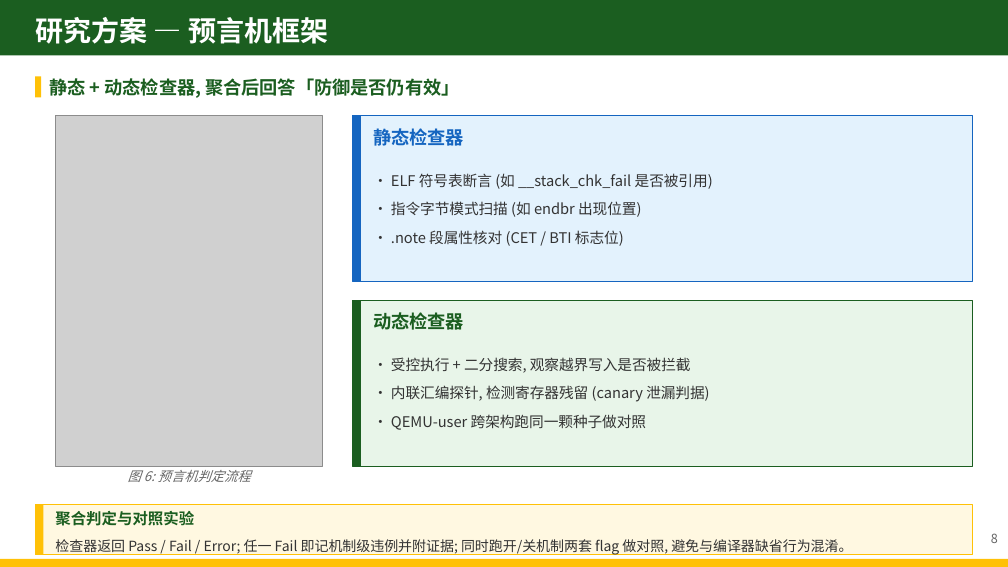
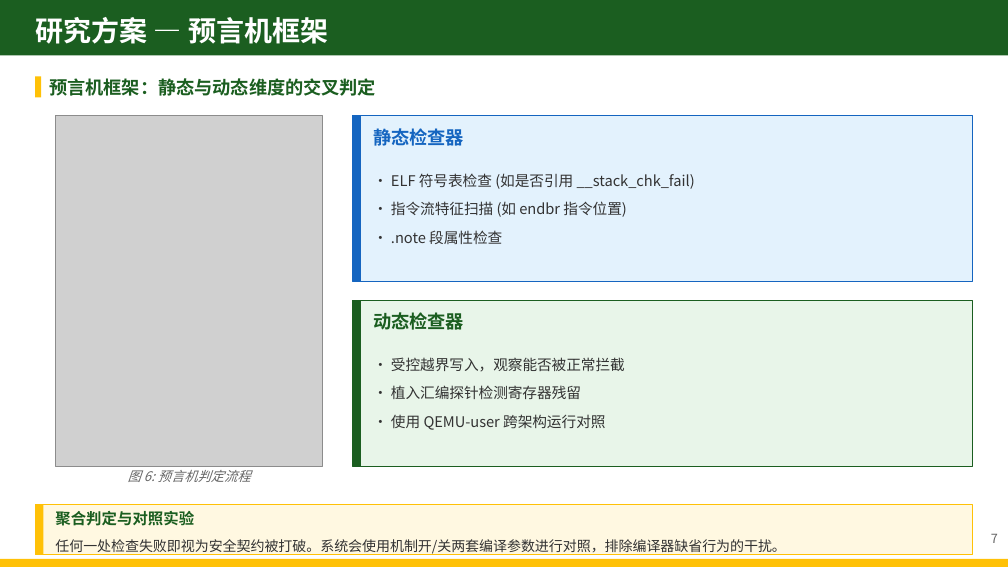
Before and after one commit to zjy-dev/de-fuzz, a slide deck: slide 13 of docs/presentations/pptx-workspace/开题答辩-DeFuzz.pptx (slide 12 before the commit). Drawn at 1008x567 pixels with LibreOffice and Linux fonts; fonts in the diff are those of the drawing; grey boxes stand for pictures. Boxes give left, top, right and bottom in pixels: in the first picture for what was removed or moved away, otherwise in the second. Text is boxed around its words. In the diff, an @@ line names an element or a change of style, - is before the commit and + after.

```diff
--- a/docs/presentations/pptx-workspace/开题答辩-DeFuzz.pptx
+++ b/docs/presentations/pptx-workspace/开题答辩-DeFuzz.pptx
@@ text at (49, 78, 376, 96): text changed @@
-静态 + 动态检查器, 聚合后回答「防御是否仍有效」
+预言机框架：静态与动态维度的交叉判定
@@ text at (391, 173, 695, 244): text changed @@
-• ELF 符号表断言 (如 __stack_chk_fail 是否被引用)
-• 指令字节模式扫描 (如 endbr 出现位置)
-• .note 段属性核对 (CET / BTI 标志位)
+• ELF 符号表检查 (如是否引用 __stack_chk_fail)
+• 指令流特征扫描 (如 endbr 指令位置)
+• .note 段属性检查
@@ text at (391, 357, 625, 430): text changed @@
-• 受控执行 + 二分搜索, 观察越界写入是否被拦截
-• 内联汇编探针, 检测寄存器残留 (canary 泄漏判据)
-• QEMU-user 跨架构跑同一颗种子做对照
+• 受控越界写入，观察能否被正常拦截
+• 植入汇编探针检测寄存器残留
+• 使用 QEMU-user 跨架构运行对照
@@ text at (55, 539, 786, 555): text changed @@
-检查器返回 Pass / Fail / Error; 任一 Fail 即记机制级违例并附证据; 同时跑开/关机制两套 flag 做对照, 避免与编译器缺省行为混淆。
+任何一处检查失败即视为安全契约被打破。系统会使用机制开/关两套编译参数进行对照，排除编译器缺省行为的干扰。
@@ text at (991, 534, 998, 543): text changed @@
-8
+7
```
Also in this commit, not shown: 14 other slides changed, 5 slides added, 2 slides removed, 15 other files.
